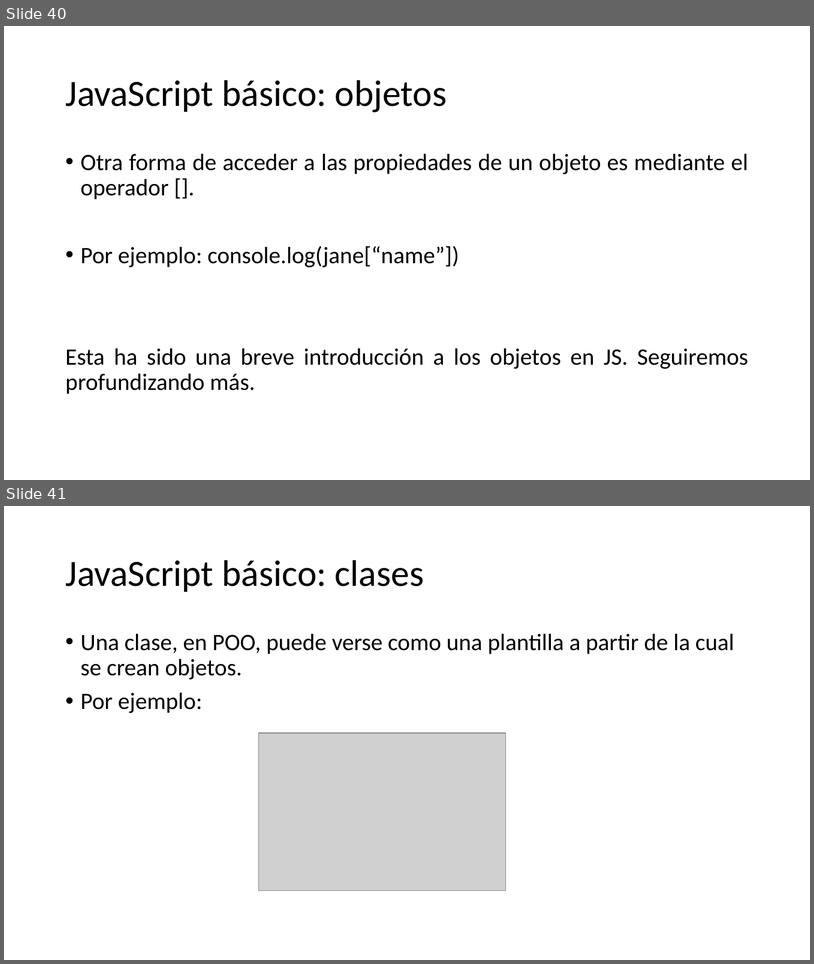
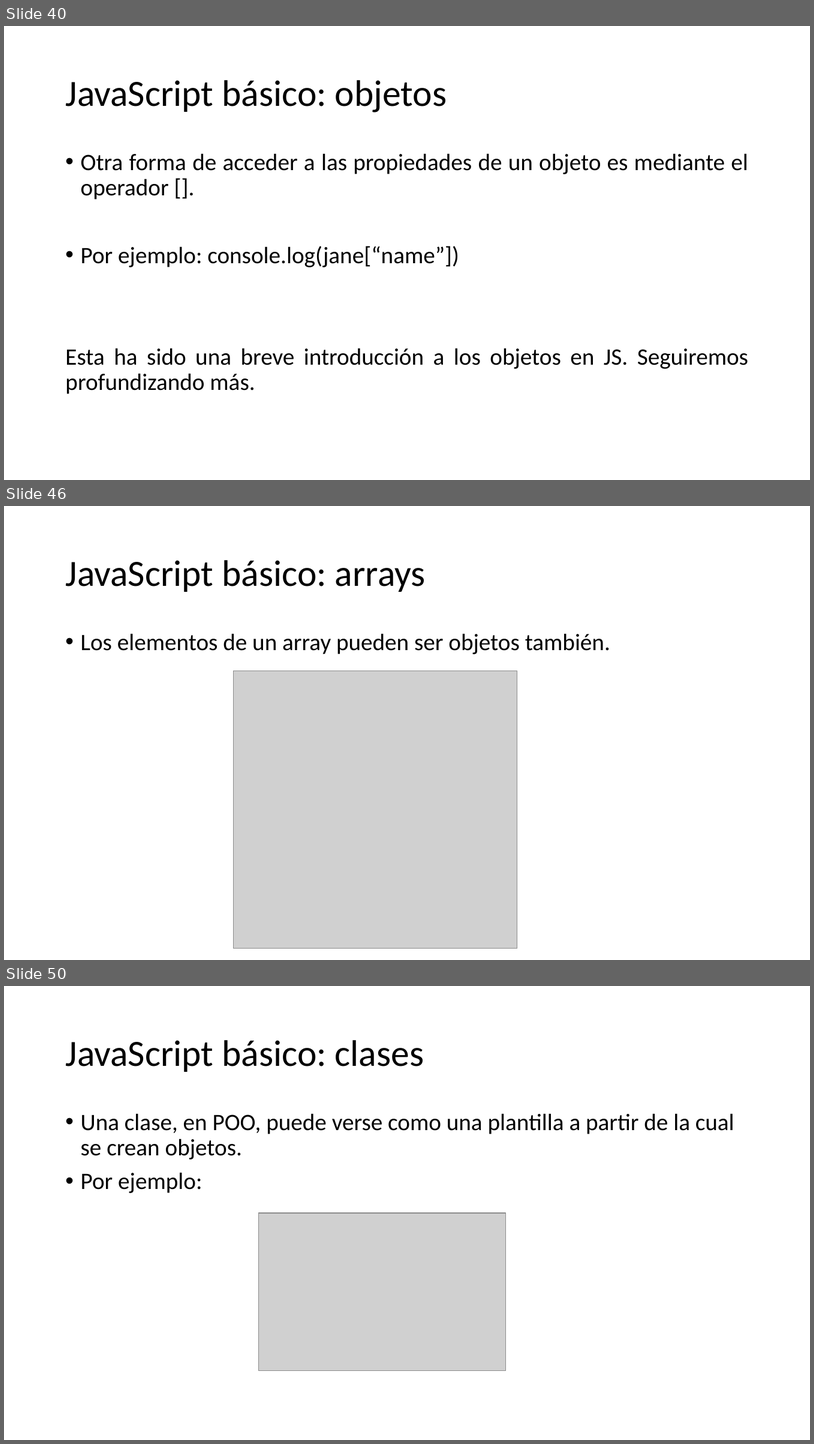
Before and after one commit to SarutobiKonohamaru/js_full_course, a slide deck: Presentacion.pptx. Shown one above the other, each under a label of ours: slides 40 and 41 before the commit, slides 40, 46 and 50 after it; the slides between them are not shown. The pictures are 814x964 and 814x1444 pixels, drawn with LibreOffice and Linux fonts; fonts in the diff are those of the drawing; grey boxes stand for pictures. Boxes give left, top, right and bottom in pixels: in the first picture for what was removed or moved away, otherwise in the second. Text is boxed around its words. In the diff, an @@ line names an element or a change of style, - is before the commit and + after.

Commit message:
Add arrays section

```diff
--- a/Presentacion.pptx
+++ b/Presentacion.pptx
@@ slide 46 added at [4, 506, 810, 960], background #FFFFFF @@
@@ title added at [65, 560, 426, 592], 44 pt, text #000000 @@
+JavaScript básico: arrays
@@ text added at [81, 633, 611, 654], 28 pt, text #000000 @@
+• Los elementos de un array pueden ser objetos también.
@@ picture added at [233, 670, 517, 948] @@
@@ what was slide 41 is now slide 50 @@
```
Also in this commit, not shown: 9 other slides added.
